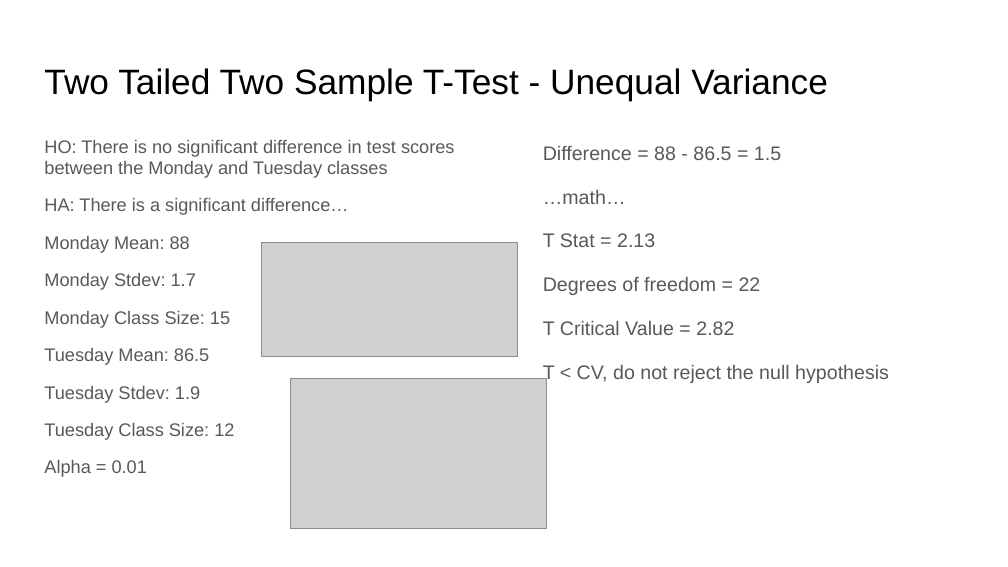
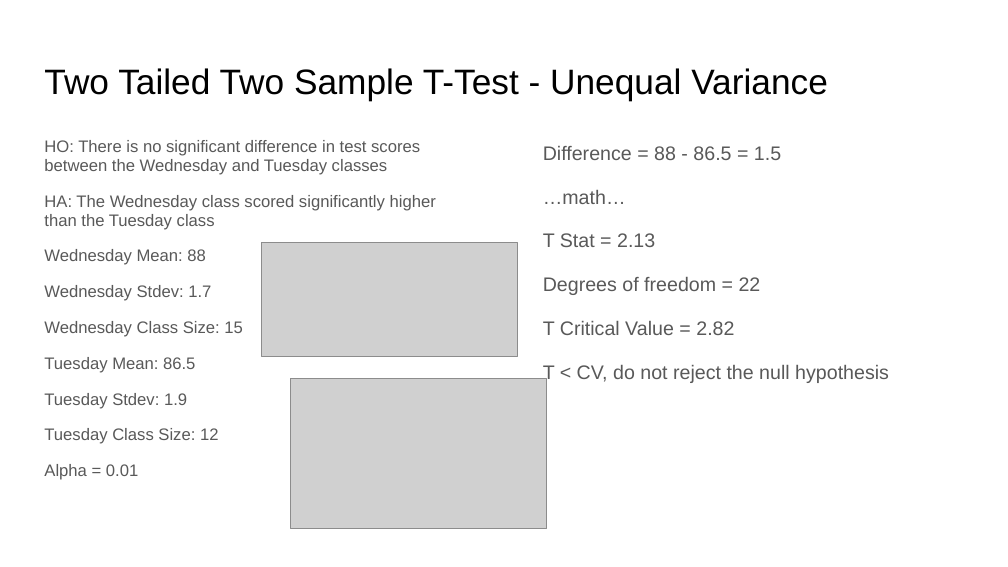
Before and after one commit to rjwrobel86/Python4Statistics, a slide deck: slide 68 of Stuff For Class/Slides/Hypothesis Testing.pptx (slide 62 before the commit). Drawn at 1008x567 pixels with LibreOffice and Linux fonts; fonts in the diff are those of the drawing; grey boxes stand for pictures. Boxes give left, top, right and bottom in pixels: in the first picture for what was removed or moved away, otherwise in the second. Text is boxed around its words. In the diff, an @@ line names an element or a change of style, - is before the commit and + after.

```diff
--- a/Stuff For Class/Slides/Hypothesis Testing.pptx
+++ b/Stuff For Class/Slides/Hypothesis Testing.pptx
@@ text at <box>44,140,436,337</box>: text changed; size 12.9 to 11.9 pt @@
-HO: There is no significant difference in test scores between the Monday and Tuesday classes
-HA: There is a significant difference…
-Monday Mean: 88
-Monday Stdev: 1.7
-Monday Class Size: 15
+HO: There is no significant difference in test scores between the Wednesday and Tuesday classes
+HA: The Wednesday class scored significantly higher than the Tuesday class
+Wednesday Mean: 88
+Wednesday Stdev: 1.7
+Wednesday Class Size: 15
@@ text at <box>44,357,219,480</box>: size 12.9 to 11.9 pt in "Tuesday Mean: 86.5", "Tuesday Stdev: 1.9", "Tuesday Class Size: 12", "Alpha = 0.01" @@
```
Also in this commit, not shown: 7 other slides changed, 6 slides added, 17 other files.
